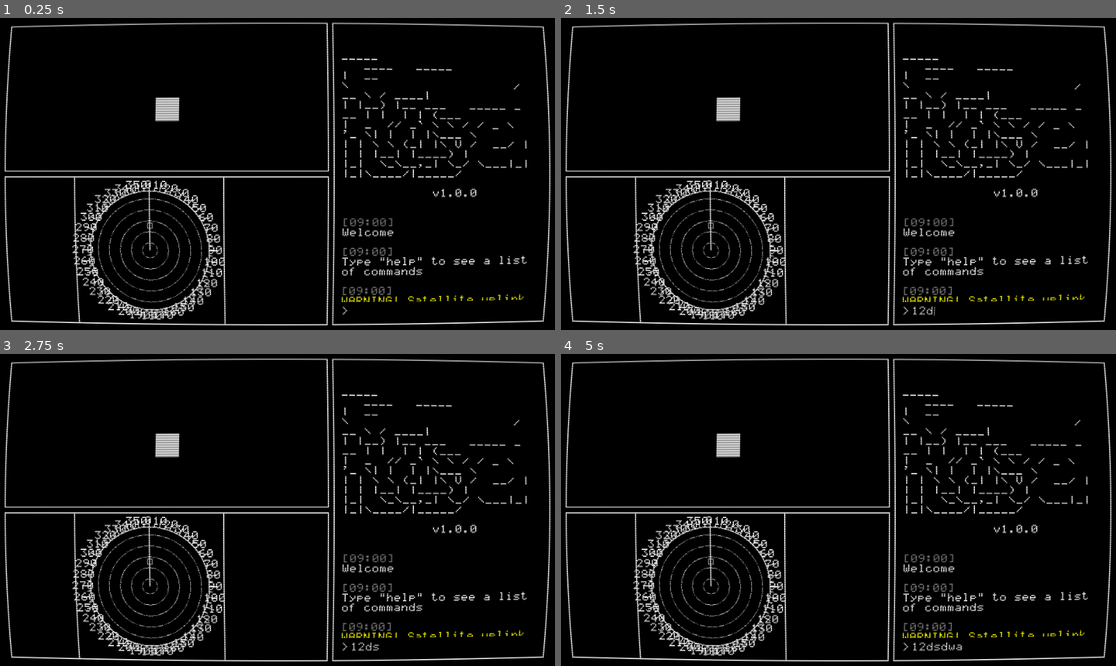
Above: before the commit, frames 1-4 (two rows, left to right).
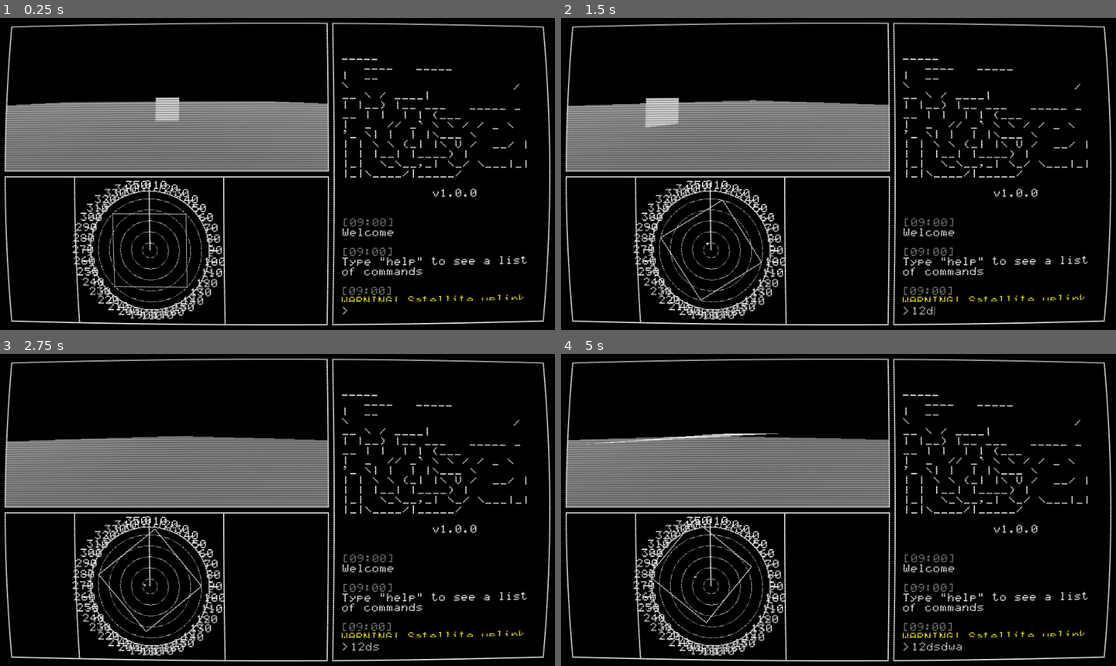
Above: after the commit, the same moments.

Repository: ogilliland/space-rover-game
Game: Godot game, scene res://scenes/main.tscn
The game is run twice, just before and just after one commit, with the same random seed, the same clock (stepped at 60 frames per second) and the same inputs.
Inputs (mouse positions are in pixels of both pictures, inside the frame that each line leads up to):
- Up to frame 1 (0.25 s): no input
- Up to frame 2 (1.5 s): click (1010, 311) at 0.52 s; type "12" at 0.6 s; tap Enter at 1.25 s; hold D (move_right, bound only after the commit) from 1.28 s (still down)
- Up to frame 3 (2.75 s): release D (move_right, bound only after the commit) at 2.03 s; hold S (move_down, bound only after the commit) from 2.03 s (still down)
- Up to frame 4 (5 s): release S (move_down, bound only after the commit) at 2.78 s; hold D (move_right, bound only after the commit) 2.78-3.53 s; hold W (move_up, bound only after the commit) 3.53-4.28 s; hold A (move_left, bound only after the commit) from 4.28 s (still down)

The runs differ from the first frame. In frame 1, 13% of the frame differs, in the area x 1-60%, y 26-87%; in frame 2, 13%; in frame 3, 13%; in frame 4, 13%, in the area x 1-60%, y 25-87%.

Commit message:
Rover movement test

Diff:
--- /dev/null
+++ b/default_env.tres
@@ -0,0 +1,7 @@
+[gd_resource type="Environment" load_steps=2 format=2]
+
+[sub_resource type="ProceduralSky" id=1]
+
+[resource]
+background_mode = 2
+background_sky = SubResource( 1 )
--- a/project.godot
+++ b/project.godot
@@ -43,6 +43,29 @@
 "svg/scale": 1.0
 }
 
+[input]
+
+move_left={
+"deadzone": 0.5,
+"events": [ Object(InputEventKey,"resource_local_to_scene":false,"resource_name":"","device":0,"alt":false,"shift":false,"control":false,"meta":false,"command":false,"pressed":false,"scancode":65,"unicode":0,"echo":false,"script":null)
+ ]
+}
+move_right={
+"deadzone": 0.5,
+"events": [ Object(InputEventKey,"resource_local_to_scene":false,"resource_name":"","device":0,"alt":false,"shift":false,"control":false,"meta":false,"command":false,"pressed":false,"scancode":68,"unicode":0,"echo":false,"script":null)
+ ]
+}
+move_up={
+"deadzone": 0.5,
+"events": [ Object(InputEventKey,"resource_local_to_scene":false,"resource_name":"","device":0,"alt":false,"shift":false,"control":false,"meta":false,"command":false,"pressed":false,"scancode":87,"unicode":0,"echo":false,"script":null)
+ ]
+}
+move_down={
+"deadzone": 0.5,
+"events": [ Object(InputEventKey,"resource_local_to_scene":false,"resource_name":"","device":0,"alt":false,"shift":false,"control":false,"meta":false,"command":false,"pressed":false,"scancode":83,"unicode":0,"echo":false,"script":null)
+ ]
+}
+
 [physics]
 
 common/enable_pause_aware_picking=true
@@ -50,3 +73,4 @@
 [rendering]
 
 environment/default_clear_color=Color( 0, 0, 0, 1 )
+environment/default_environment="res://default_env.tres"
--- a/scenes/control.tscn
+++ b/scenes/control.tscn
@@ -138,7 +138,7 @@
 transform = Transform( 1, 0, 0, 0, -4.37114e-08, 1, 0, -1, -4.37114e-08, 0, 4, 0 )
 cull_mask = 31775
 projection = 1
-size = 60.0
+size = 200.0
 script = ExtResource( 2 )
 
 [node name="DepthTexture" parent="Layout/Data/Telemetry/HBoxContainer/Radar/ViewportContainer/Viewport/Camera" instance=ExtResource( 9 )]
--- a/scenes/planet.tscn
+++ b/scenes/planet.tscn
@@ -1,14 +1,13 @@
-[gd_scene load_steps=8 format=2]
+[gd_scene load_steps=7 format=2]
 
 [ext_resource path="res://scenes/rover.tscn" type="PackedScene" id=1]
-[ext_resource path="res://scripts/rover.gd" type="Script" id=2]
 
 [sub_resource type="Environment" id=1]
 ambient_light_color = Color( 1, 1, 1, 1 )
 ambient_light_energy = 0.25
 
 [sub_resource type="SpatialMaterial" id=2]
-albedo_color = Color( 1, 0, 0, 1 )
+albedo_color = Color( 0.501961, 0.501961, 0.501961, 1 )
 
 [sub_resource type="PlaneMesh" id=3]
 material = SubResource( 2 )
@@ -28,12 +27,10 @@
 transform = Transform( 1, 0, 0, 0, 0.5, 0.866025, 0, -0.866025, 0.5, 0, 10, 0 )
 
 [node name="Rover" parent="." instance=ExtResource( 1 )]
-script = ExtResource( 2 )
 
 [node name="Floor" type="StaticBody" parent="."]
 
 [node name="MeshInstance" type="MeshInstance" parent="Floor"]
-visible = false
 mesh = SubResource( 3 )
 material/0 = null
 
--- a/scenes/rover.tscn
+++ b/scenes/rover.tscn
@@ -1,10 +1,13 @@
-[gd_scene load_steps=3 format=2]
+[gd_scene load_steps=4 format=2]
+
+[ext_resource path="res://scripts/rover.gd" type="Script" id=1]
 
 [sub_resource type="CapsuleShape" id=1]
 
 [sub_resource type="CapsuleMesh" id=2]
 
 [node name="Rover" type="KinematicBody"]
+script = ExtResource( 1 )
 
 [node name="CollisionShape" type="CollisionShape" parent="."]
 transform = Transform( 1, 0, 0, 0, 1, 0, 0, 0, 1, 0, 1, 0 )
--- a/scripts/rover.gd
+++ b/scripts/rover.gd
@@ -1,4 +1,21 @@
 extends KinematicBody
 
-func _physics_process(delta) -> void:
-	pass
+const speed : int = 1
+const rot_speed : float = 0.05
+const friction : float = 0.95
+const gravity : int = 10
+
+var velocity := Vector3()
+
+func _physics_process(delta : float) -> void:
+	var direction := Vector2(
+		Input.get_action_strength("move_down") - Input.get_action_strength("move_up"),
+		Input.get_action_strength("move_left") - Input.get_action_strength("move_right")
+	).normalized()
+
+	velocity += direction.x * speed * global_transform.basis.z
+	rotate_y(direction.y * rot_speed)
+	velocity *= friction
+	velocity -= gravity * global_transform.basis.y
+
+	velocity = move_and_slide_with_snap(velocity, -get_floor_normal(), global_transform.basis.y, true)
